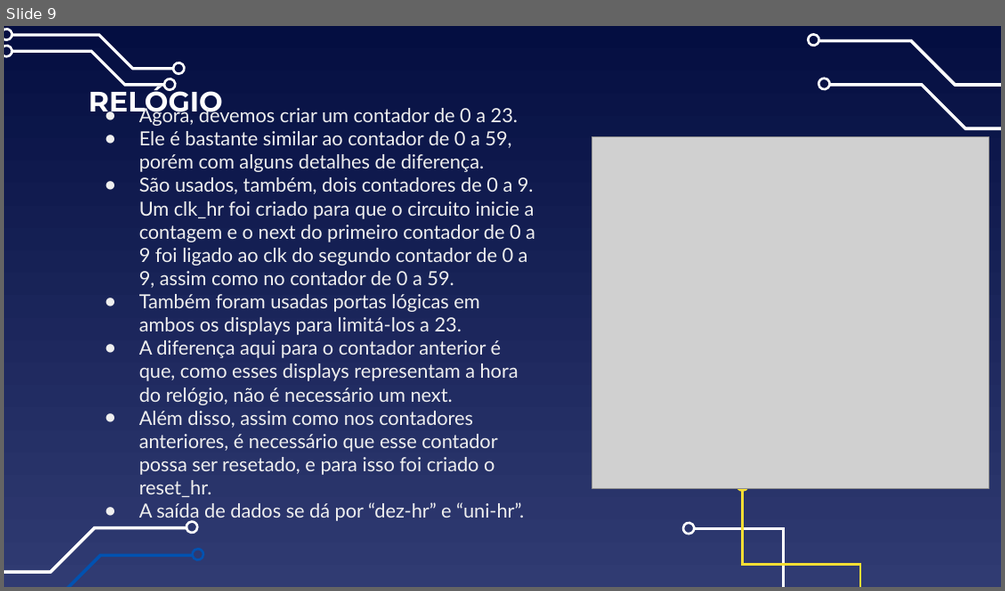
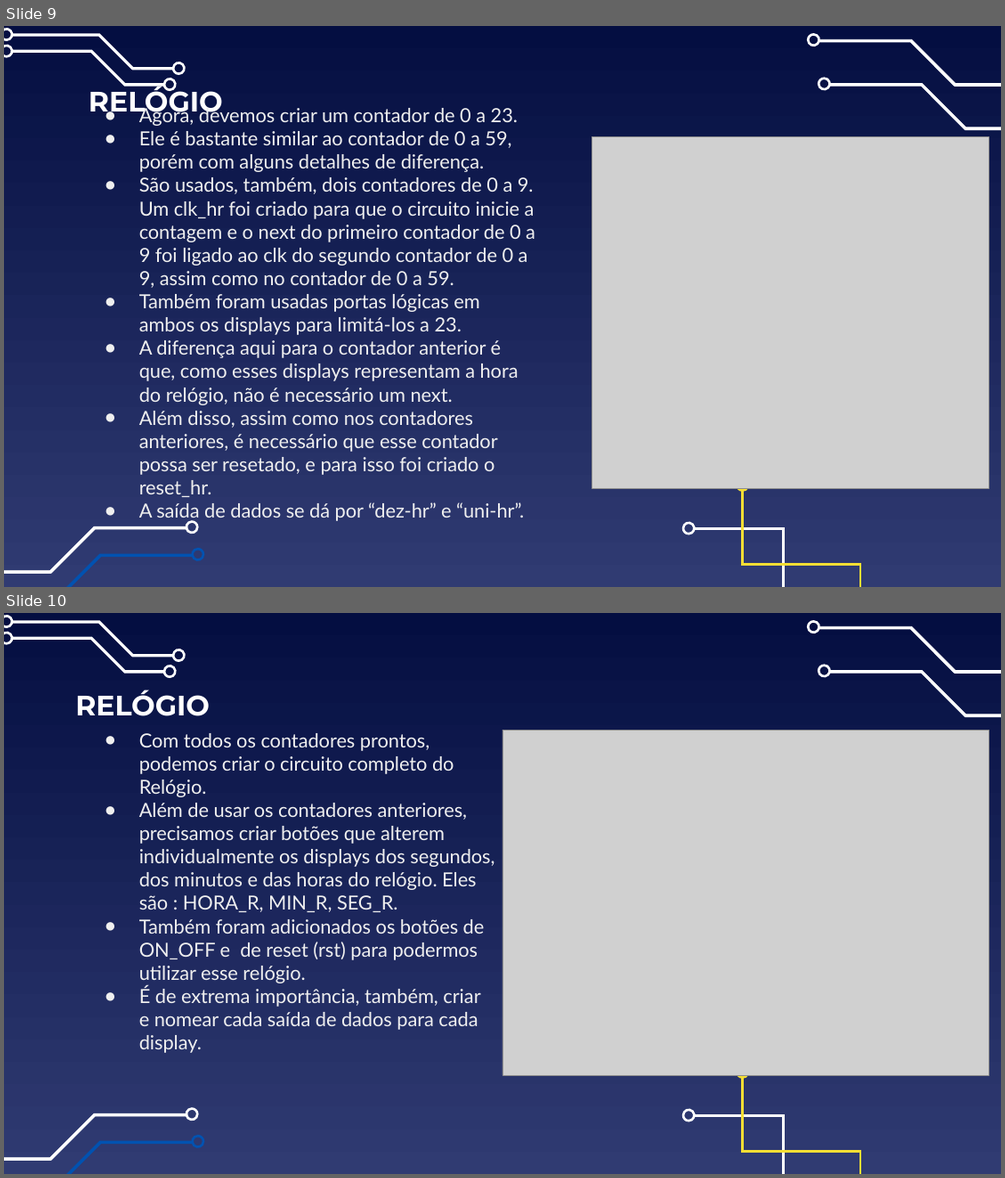
Before and after one commit to IgorTorquatto/Circuitos_Digitais, a slide deck: Trabalho_2_Circuitos_Digitais/TRABALHO.pptx. Shown one above the other, each under a label of ours: slide 9 before the commit, slides 9 and 10 after it. The pictures are 1005x591 and 1005x1178 pixels, drawn with LibreOffice and Linux fonts; fonts in the diff are those of the drawing; grey boxes stand for pictures. Boxes give left, top, right and bottom in pixels: in the first picture for what was removed or moved away, otherwise in the second. Text is boxed around its words. In the diff, an @@ line names an element or a change of style, - is before the commit and + after.

```diff
--- a/Trabalho_2_Circuitos_Digitais/TRABALHO.pptx
+++ b/Trabalho_2_Circuitos_Digitais/TRABALHO.pptx
@@ slide 10 added at (4,613,1001,1174), background gradient #040E41 to #303B72; not listed: 18 template elements that a slide beside it also shows @@
@@ title added at (75,690,210,716), 27 pt, text #FFFFFF, bold @@
+RELÓGIO
@@ text added at (139,733,494,1053), 18.7 pt, text #EFEFEF @@
+● Com todos os contadores prontos, podemos criar o circuito completo do Relógio.
+● Além de usar os contadores anteriores, precisamos criar botões que alterem individualmente os displays dos segundos, dos minutos e das horas do relógio. Eles são : HORA_R, MIN_R, SEG_R.
+● Também foram adicionados os botões de ON_OFF e de reset (rst) para podermos utilizar esse relógio.
+● É de extrema importância, também, criar e nomear cada saída de dados para cada display.
@@ picture added at (502,730,989,1075) @@
```
Also in this commit, not shown: 10 other slides added, 10 other files.
